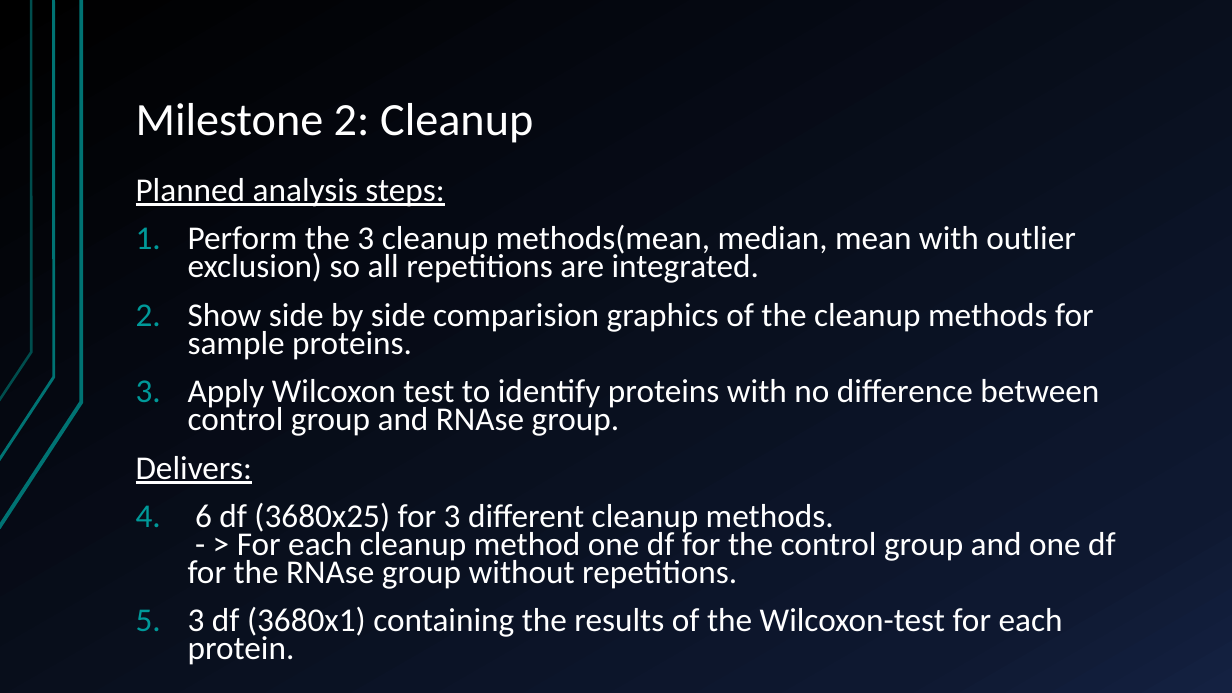
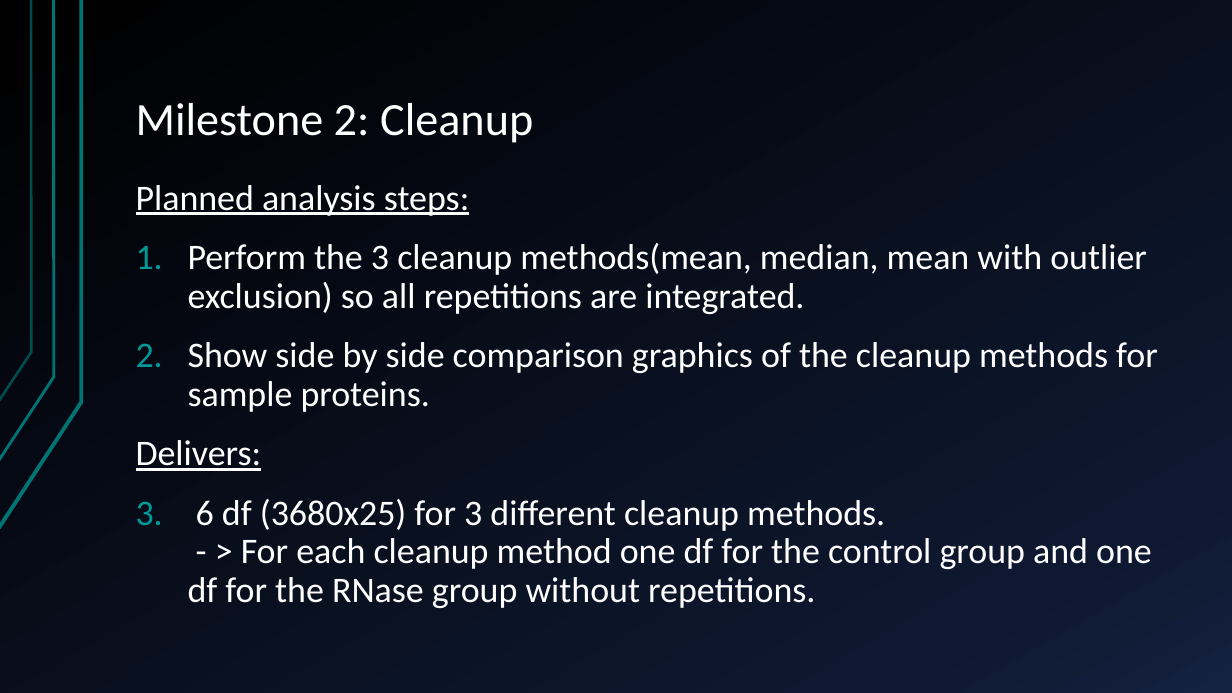
Before and after one commit to AlexandraKummer/2021-topic-03-team-04, a slide deck: slide 12 of Project proposal.pptx (slide 10 before the commit). Drawn at 1232x693 pixels with LibreOffice and Linux fonts; fonts in the diff are those of the drawing. Boxes give left, top, right and bottom in pixels: in the first picture for what was removed or moved away, otherwise in the second. Text is boxed around its words. In the diff, an @@ line names an element or a change of style, - is before the commit and + after.

```diff
--- a/Project proposal.pptx
+++ b/Project proposal.pptx
@@ text at [136,185,1147,471]: size 25.9 to 28 pt in "Planned analysis steps:", "Perform the 3 cleanup methods(mean, median, mean ...", "Delivers:"; line spacing 0.7 to 0.9 @@
@@ text at [188,342,1158,412]: text changed; size 25.9 to 28 pt @@
-2. Show side by side comparision graphics of the cleanup methods for sample proteins.
-3. Apply Wilcoxon test to identify proteins with no difference between control group and RNAse group.
+2. Show side by side comparison graphics of the cleanup methods for sample proteins.
@@ text at [188,499,1152,608]: text changed; size 25.9 to 28 pt @@
-1. 6 df (3680x25) for 3 different cleanup methods.
-   - > For each cleanup method one df for the control group and one df for the RNAse group without repetitions.
-2. 3 df (3680x1) containing the results of the Wilcoxon-test for each protein.
+1. 6 df (3680x25) for 3 different cleanup methods.
+   - > For each cleanup method one df for the control group and one df for the RNase group without repetitions.
```
Also in this commit, not shown: 12 other slides changed, 5 slides added, 3 slides removed.
